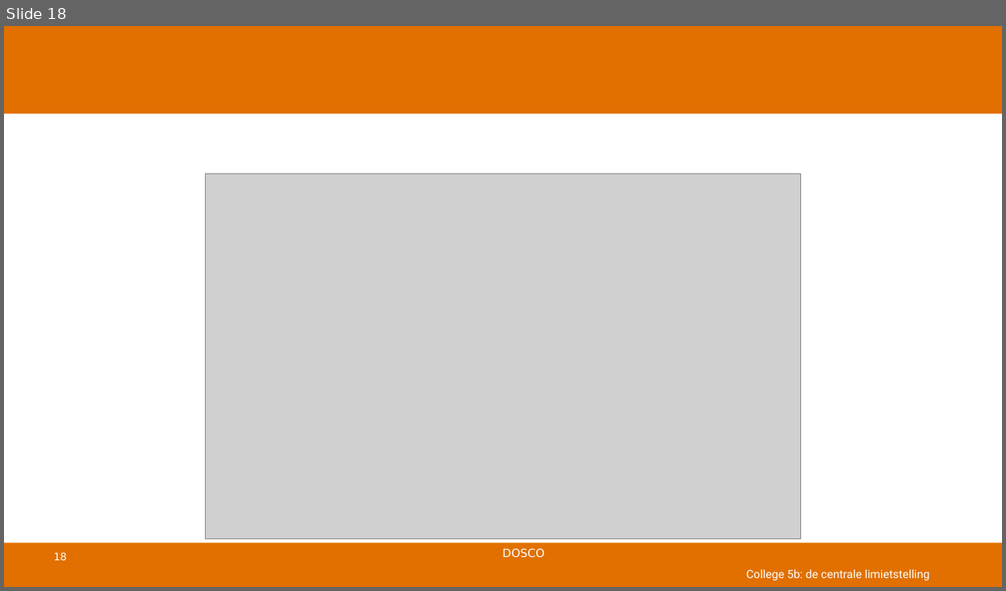
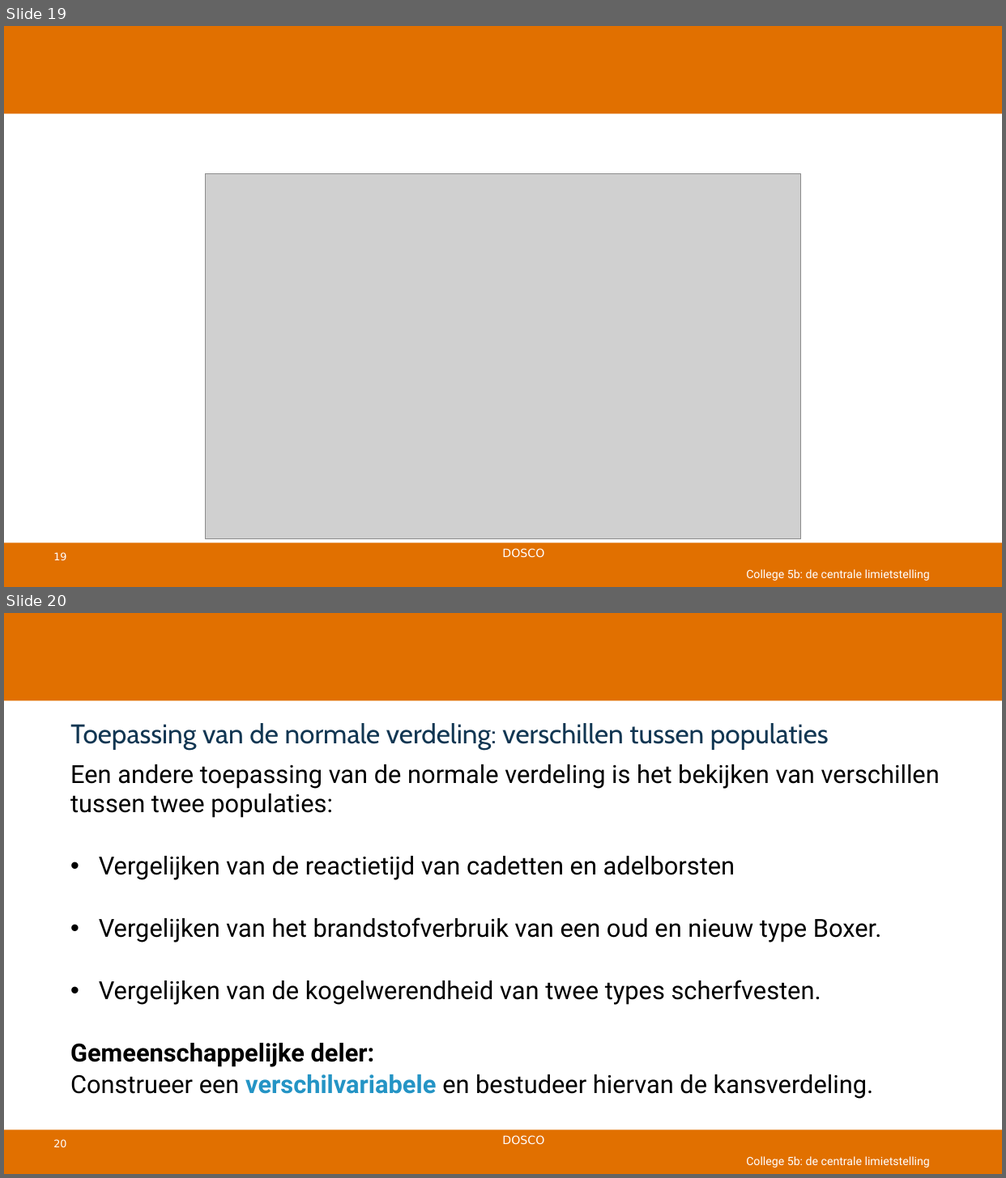
Before and after one commit to DBlom96/Statistiek, a slide deck: Slides/2025-2026/Slides/Statistiek 2025-2026 -- college 5b -- centrale limietstelling.pptx. Shown one above the other, each under a label of ours: slide 18 before the commit, slides 19 and 20 after it. The pictures are 1006x591 and 1006x1178 pixels, drawn with LibreOffice and Linux fonts; fonts in the diff are those of the drawing; grey boxes stand for pictures; background and template pictures are left out. Boxes give left, top, right and bottom in pixels: in the first picture for what was removed or moved away, otherwise in the second. Text is boxed around its words. In the diff, an @@ line names an element or a change of style, - is before the commit and + after.

```diff
--- a/Slides/2025-2026/Slides/Statistiek 2025-2026 -- college 5b -- centrale limietstelling.pptx
+++ b/Slides/2025-2026/Slides/Statistiek 2025-2026 -- college 5b -- centrale limietstelling.pptx
@@ slide 20 added at (4,613,1002,1174), background #FFFFFF; not listed: 4 template elements that a slide beside it also shows @@
@@ title added at (70,723,829,750), 26 pt, text #113652 @@
+Toepassing van de normale verdeling: verschillen tussen populaties
@@ text added at (70,764,940,1099), 24 pt, text #000000 @@
+Een andere toepassing van de normale verdeling is het bekijken van verschillen tussen twee populaties:
+• Vergelijken van de reactietijd van cadetten en adelborsten
+• Vergelijken van het brandstofverbruik van een oud en nieuw type Boxer.
+• Vergelijken van de kogelwerendheid van twee types scherfvesten.
+Gemeenschappelijke deler:
+Construeer een verschilvariabele en bestudeer hiervan de kansverdeling.
@@ text added at (746,1157,930,1168), 11 pt, text #FFFFFF @@
+College 5b: de centrale limietstelling
@@ what was slide 18 is now slide 19 @@
@@ page number at (53,552,66,561): text changed @@
-18
+19
```
Also in this commit, not shown: 2 slides changed, 2 other slides added, 1 other file.
